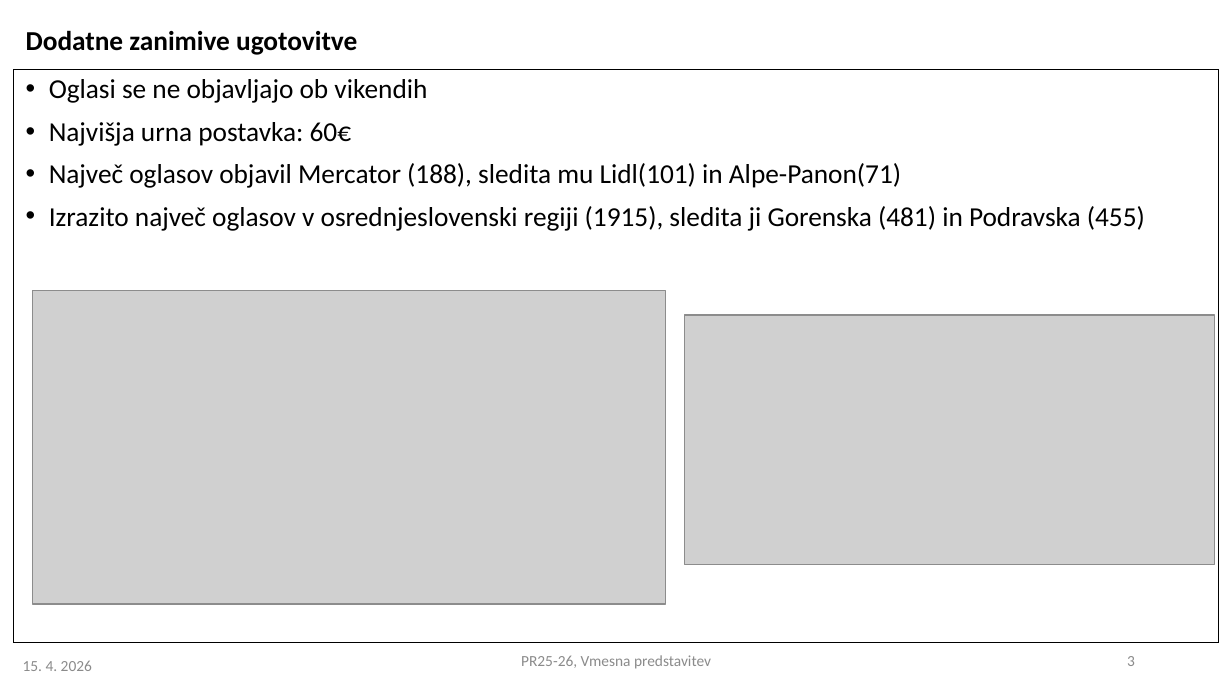
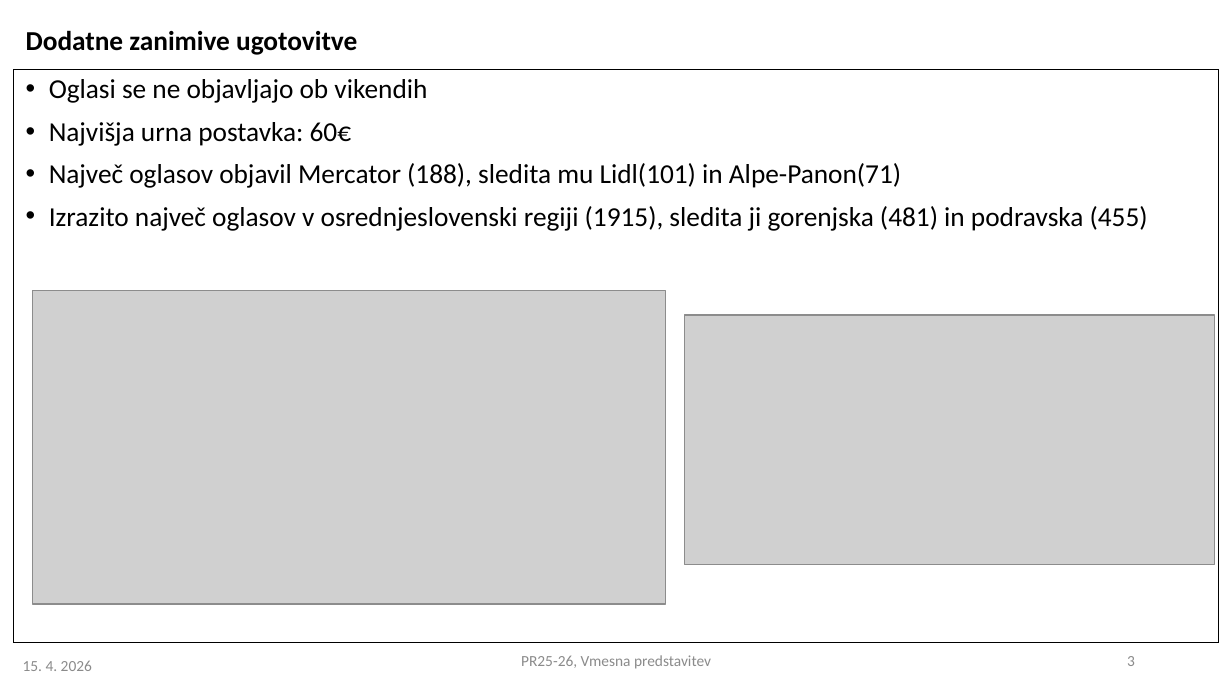
Before and after one commit to svenko99/PR2608, a slide deck: slide 3 of reports/PR2025-26_VMESNA_08.pptx. Drawn at 1232x693 pixels with LibreOffice and Linux fonts; fonts in the diff are those of the drawing; grey boxes stand for pictures. Boxes give left, top, right and bottom in pixels: in the first picture for what was removed or moved away, otherwise in the second. Text is boxed around its words. In the diff, an @@ line names an element or a change of style, - is before the commit and + after.

```diff
--- a/reports/PR2025-26_VMESNA_08.pptx
+++ b/reports/PR2025-26_VMESNA_08.pptx
@@ text at bbox=[49, 206, 1148, 231]: text changed @@
-• Izrazito največ oglasov v osrednjeslovenski regiji (1915), sledita ji Gorenska (481) in Podravska (455)
+• Izrazito največ oglasov v osrednjeslovenski regiji (1915), sledita ji gorenjska (481) in podravska (455)
```
Also in this commit, not shown: 1 other file.
